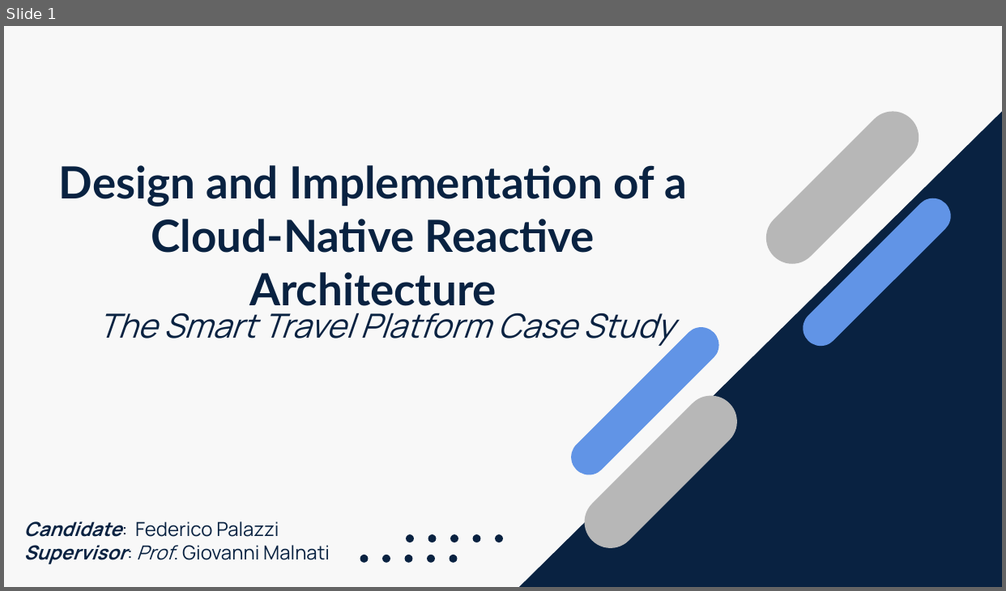
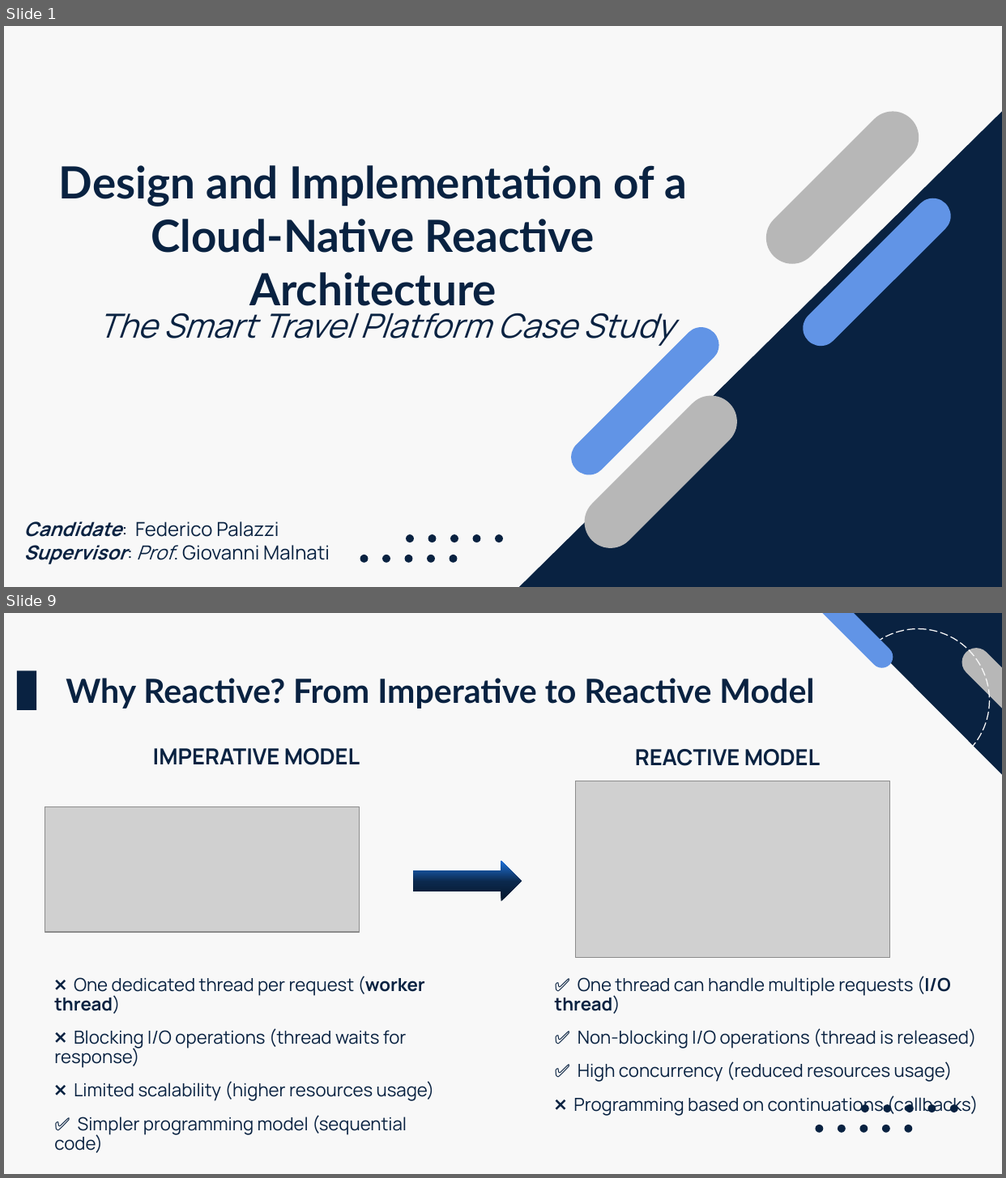
Before and after one commit to fede-palazz/smart-travel, a slide deck: thesis/presentation.pptx. Shown one above the other, each under a label of ours: slide 1 before the commit, slides 1 and 9 after it; the slides between them are not shown. The pictures are 1006x591 and 1006x1178 pixels, drawn with LibreOffice and Linux fonts; fonts in the diff are those of the drawing; grey boxes stand for pictures. Boxes give left, top, right and bottom in pixels: in the first picture for what was removed or moved away, otherwise in the second. Text is boxed around its words. In the diff, an @@ line names an element or a change of style, - is before the commit and + after.

```diff
--- a/thesis/presentation.pptx
+++ b/thesis/presentation.pptx
@@ slide 9 added at box(4, 613, 1002, 1174), background #F8F8F8 @@
@@ group added at box(797, 613, 1002, 1133): 11 ellipses, 2 rounded rectangles, 1 right triangle @@
@@ rectangle added at box(17, 671, 37, 710), fill #092241 @@
@@ text added at box(66, 678, 814, 709), 24 pt, text #092241, bold @@
+Why Reactive? From Imperative to Reactive Model
@@ text added at box(153, 748, 360, 765), 16 pt, text #092241, bold @@
+IMPERATIVE MODEL
@@ text added at box(635, 749, 820, 766), 16 pt, text #092241, bold @@
+REACTIVE MODEL
@@ picture added at box(576, 781, 890, 958) @@
@@ picture added at box(45, 807, 360, 932) @@
@@ right arrow added at box(413, 861, 522, 901), fill gradient #06172C to #0B284C to #1E72DA @@
@@ text added at box(54, 976, 435, 1153), 13 pt, text #092241 @@
+❌ One dedicated thread per request (worker thread)
+❌ Blocking I/O operations (thread waits for response)
+❌ Limited scalability (higher resources usage)
+✅ Simpler programming model (sequential code)
@@ text added at box(555, 976, 978, 1115), 13 pt, text #092241 @@
+✅ One thread can handle multiple requests (I/O thread)
+✅ Non-blocking I/O operations (thread is released)
+✅ High concurrency (reduced resources usage)
+❌ Programming based on continuations (callbacks)
```
Also in this commit, not shown: 4 slides changed, 3 other slides added.
